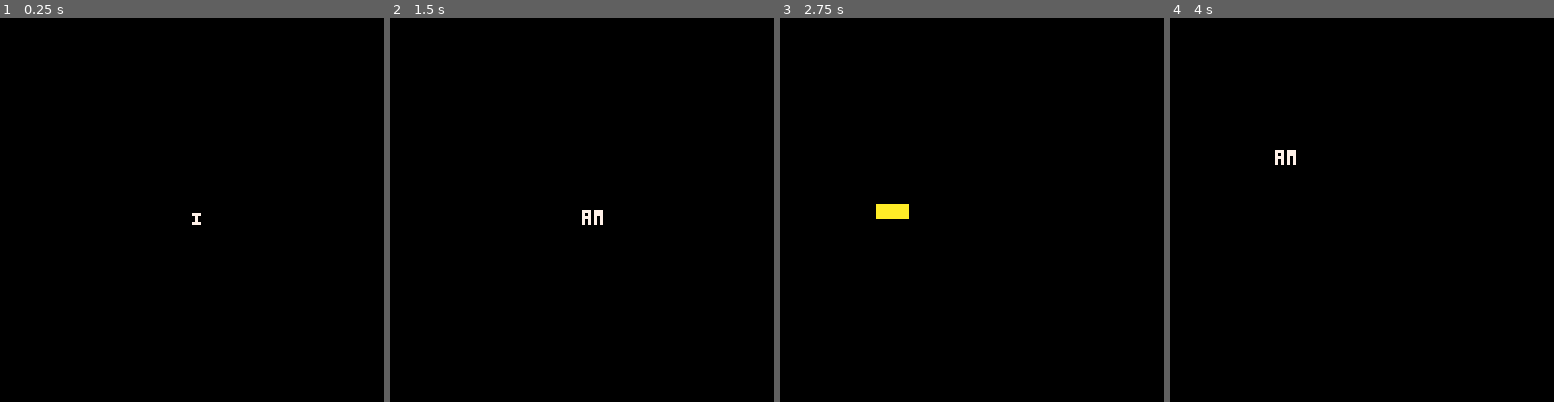
Above: before the commit, frames 1-4 (left to right).
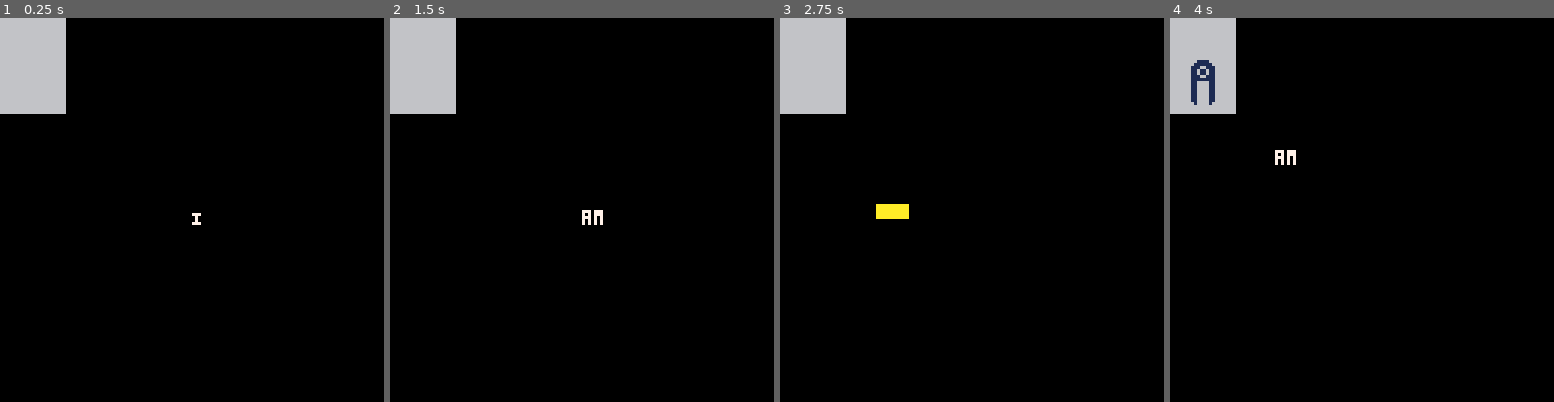
Above: after the commit, the same moments.

Repository: shen-sat/pico8-copilot
Game: PICO-8 cartridge game.p8
The game is run twice, just before and just after one commit, with the same random seed, the same clock (stepped at 60 frames per second) and the same inputs.
Inputs:
- Up to frame 1 (0.25 s): no input
- Up to frame 2 (1.5 s): no input
- Up to frame 3 (2.75 s): hold Left 1.97-2.37 s
- Up to frame 4 (4 s): hold Right 2.87-3.53 s; hold Up from 3.58 s (still down)

The runs differ from the first frame. In frame 1, 4.3% of the frame differs, in the area x 0-18%, y 0-25%; in frame 2, 4.3%; in frame 3, 4.3%; in frame 4, 4.3%.

Commit message:
Add first card animation

Diff:
--- a/card/card_animations_states.lua
+++ b/card/card_animations_states.lua
@@ -1,18 +1,41 @@
 -- Card-specific animation states
 
 card_animations_states = {
-    idle = create_animation_state(3, {
-        function(x, y)  end,-- frame 1: idle shell end,
-        function(x, y)  end,-- frame 2: idle shell end
+    idle = create_animation_state(1, {
+        function(caller)
+          rectfill(caller.x, caller.y, caller.x + caller.width - 1, caller.y + caller.height - 1, 6)
+        end,-- frame 1: idle shell end,
     }, true), -- Looping idle
 
-    right = create_animation_state(5, {
-        function(x, y)  end,-- frame 1: right shell end,
-        function(x, y)  end,-- frame 2: right shell end
+    selected = create_animation_state(15, {
+        function(caller)
+          rectfill(caller.x, caller.y, caller.x + caller.width - 1, caller.y + caller.height - 1, 6)
+          sspr(0, 0, 16, 20, caller.x + 3, caller.y + 9)
+        end,
+        function(caller)
+          rectfill(caller.x, caller.y, caller.x + caller.width - 1, caller.y + caller.height - 1, 6)
+          sspr(16, 0, 16, 20, caller.x + 3, caller.y + 9)
+        end,
+        function(caller)
+          rectfill(caller.x, caller.y, caller.x + caller.width - 1, caller.y + caller.height - 1, 6)
+          sspr(32, 0, 16, 20, caller.x + 3, caller.y + 9)
+        end,
+        function(caller)
+          rectfill(caller.x, caller.y, caller.x + caller.width - 1, caller.y + caller.height - 1, 6)
+          sspr(48, 0, 16, 20, caller.x + 3, caller.y + 9)
+        end,
+        function(caller)
+          rectfill(caller.x, caller.y, caller.x + caller.width - 1, caller.y + caller.height - 1, 6)
+          sspr(64, 0, 16, 20, caller.x + 3, caller.y + 9)
+        end,
+        function(caller)
+          rectfill(caller.x, caller.y, caller.x + caller.width - 1, caller.y + caller.height - 1, 6)
+          sspr(80, 0, 16, 20, caller.x + 3, caller.y + 9)
+        end,
     }, true), -- Looping right
 
     down = create_animation_state(4, {
-        function(x, y)  end,-- frame 1: down shell end,
-        function(x, y)  end,-- frame 2: down shell end
+        function(caller)  end,-- frame 1: down shell end,
+        function(caller)  end,-- frame 2: down shell end
     }, false) -- Non-looping down
 }
--- a/controller.lua
+++ b/controller.lua
@@ -7,6 +7,7 @@
         elseif btnp(1) then -- Right button
             player:set_animation_state(player_animations.right)
             player:set_move_state(player_move_states.right)
+            card:set_animation_state(card_animations_states.selected)
         elseif btnp(2) then -- Up button
             player:set_animation_state(player_animations.idle)
             player:set_move_state(player_move_states.idle)
--- a/game.p8
+++ b/game.p8
@@ -19,7 +19,7 @@
     player:set_move_state(player_move_states.idle)
 
     -- Initialize card
-    card = create_object(0, 0)
+    card = create_object(0, 0, 22, 32)
     -- Set initial animation state
     card:set_animation_state(card_animations_states.idle)
     -- Set initial move state
@@ -31,6 +31,7 @@
     controller:handle_input()
     player:update(1/30) -- Assuming 30 FPS
     player:move()
+    card:update(1/30)
 
 
     current_time += 1
@@ -39,6 +40,9 @@
 function _draw()
     cls() -- Clear screen
     player:draw()
+    pal(8,6)
+    card:draw()
+    pal()
 end
 __gfx__
 66666666666666668888888888888888666666666666666688888888888888886666666666666666888888888888888800000000000000000000000000000000
--- a/shared.lua
+++ b/shared.lua
@@ -139,10 +139,12 @@
     return state
 end
 
-function create_object(x, y)
+function create_object(x, y, width, height)
     return {
         x = x,
         y = y,
+        width = width,
+        height = height,
         animation_state = nil,
         move_state = nil,
 
